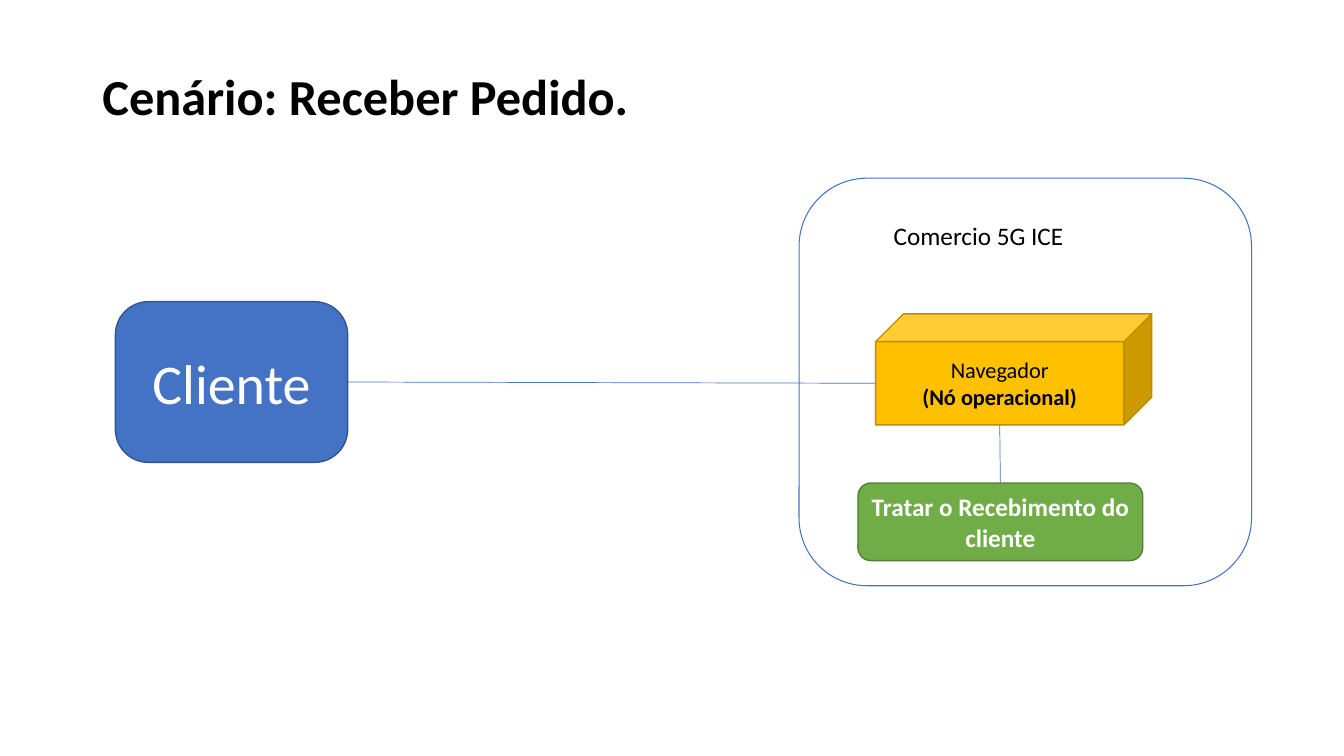
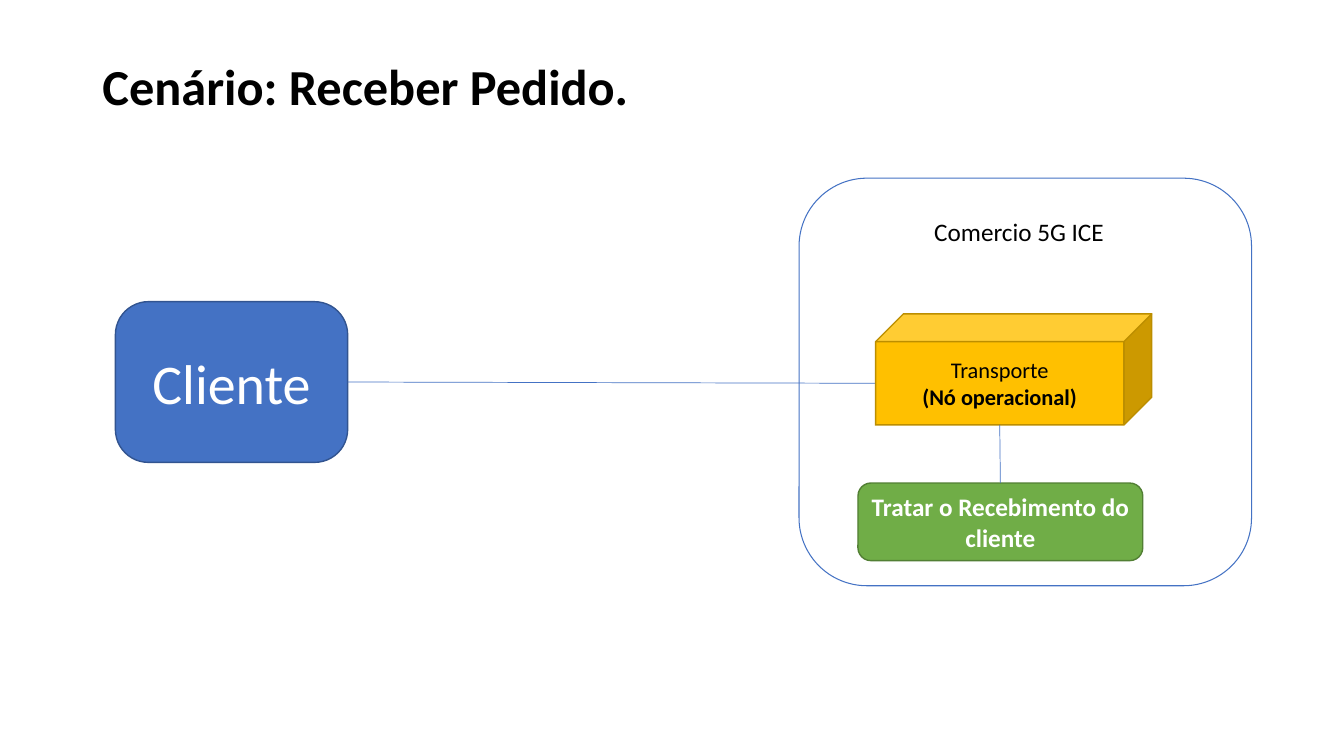
Before and after one commit to Lost-in-Logic/Comercio-5G-ICE, a slide deck: slide 4 of 15. Arquitetura de Negócio para cada Cenário.pptx (slide 3 before the commit). Drawn at 1344x756 pixels with LibreOffice and Linux fonts; fonts in the diff are those of the drawing. Boxes give left, top, right and bottom in pixels: in the first picture for what was removed or moved away, otherwise in the second. Text is boxed around its words. In the diff, an @@ line names an element or a change of style, - is before the commit and + after.

```diff
--- a/15. Arquitetura de Negócio para cada Cenário.pptx
+++ b/15. Arquitetura de Negócio para cada Cenário.pptx
@@ text "Cenário: Receber Pedido.": place and size @@
-text "Cenário: Receber Pedido." at (102, 79, 628, 116)
+text "Cenário: Receber Pedido." at (102, 69, 628, 106)
@@ text "Comercio 5G ICE": place and size @@
-text "Comercio 5G ICE" at (894, 227, 1063, 245)
+text "Comercio 5G ICE" at (934, 223, 1104, 241)
@@ text in cube at (951, 363, 1049, 382): text changed @@
-Navegador
+Transporte
```
Also in this commit, not shown: 3 other slides changed, 1 slide added, 1 other file.
